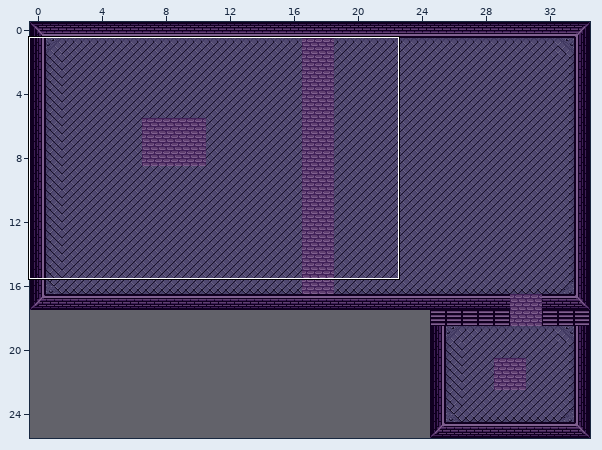
A Tiled map (JSON) gets an edit: data/tiled/maps/test_map_1.json. The first picture is a wide view before the edit; the outline marks the close-up.
Close-up. The starting point:
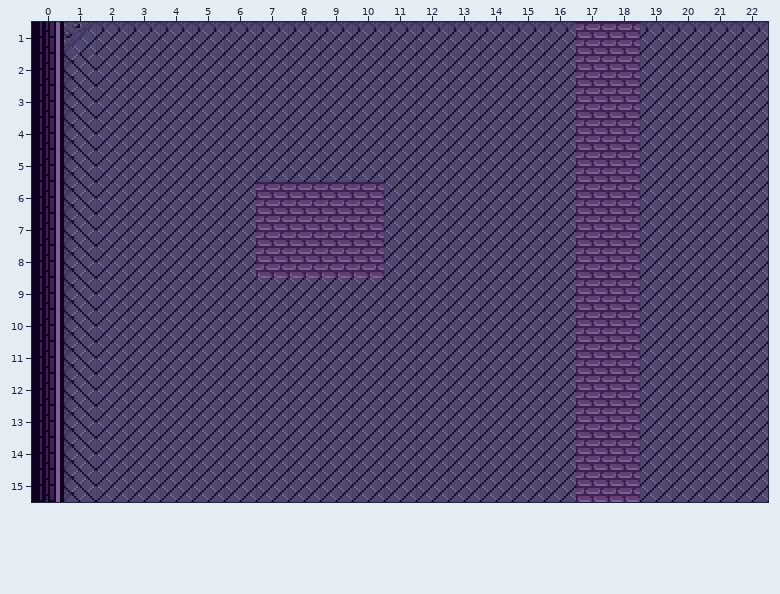
Cells are 16x16 px. Shown: x 0..22, y 1..15.
Once edited:
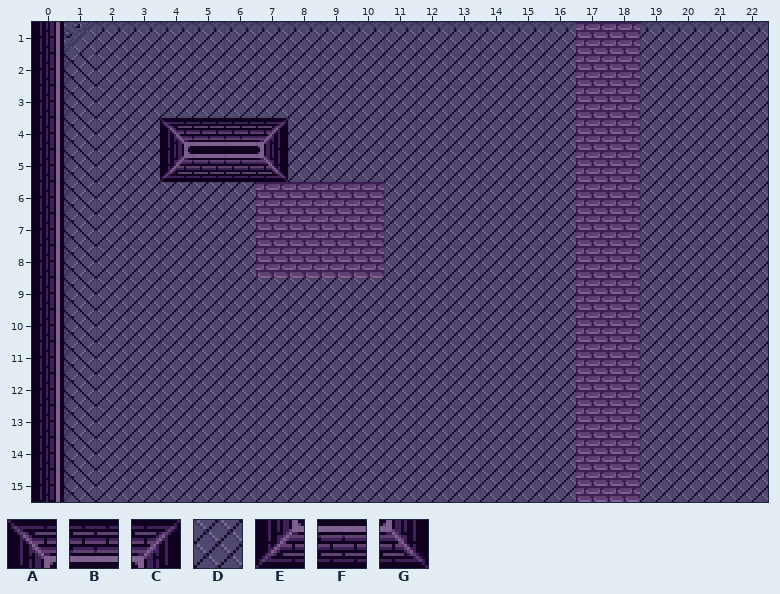
Key: from "proto_dungeon_2": A 3, B 4, C 5, D 9, E 19, F 20, G 21.
_ is an empty cell.
Tiles replaced or removed in this view: D.
What changed:
Changed rows in their new state; . is an unchanged cell.
Layer "Tile Layer 1":
first column x 4:
 4 ABBC
 5 EFFG
Changed places in both close-ups, as pixel boxes (x1, y1, x2, y2):
changed: (160, 118, 288, 182)
